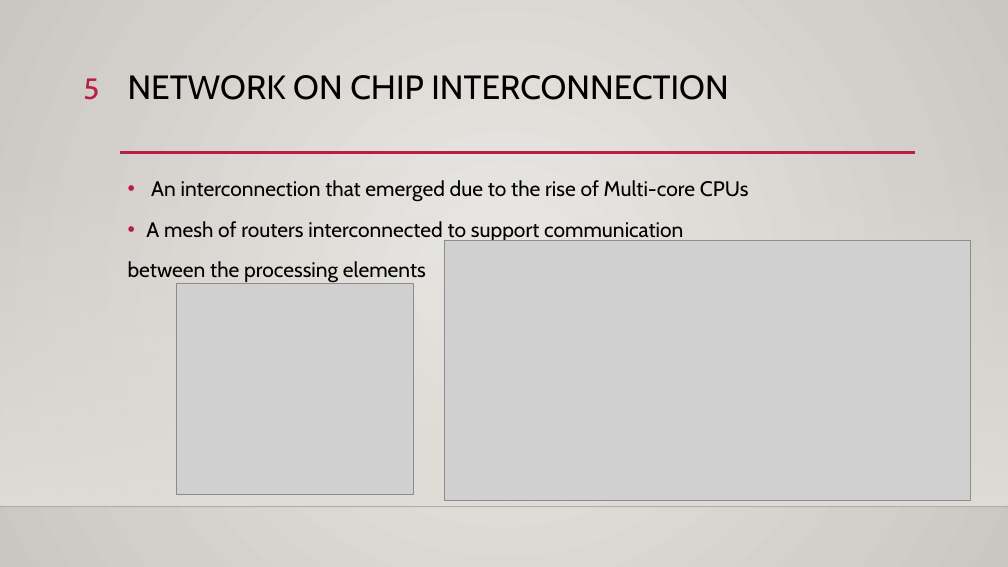
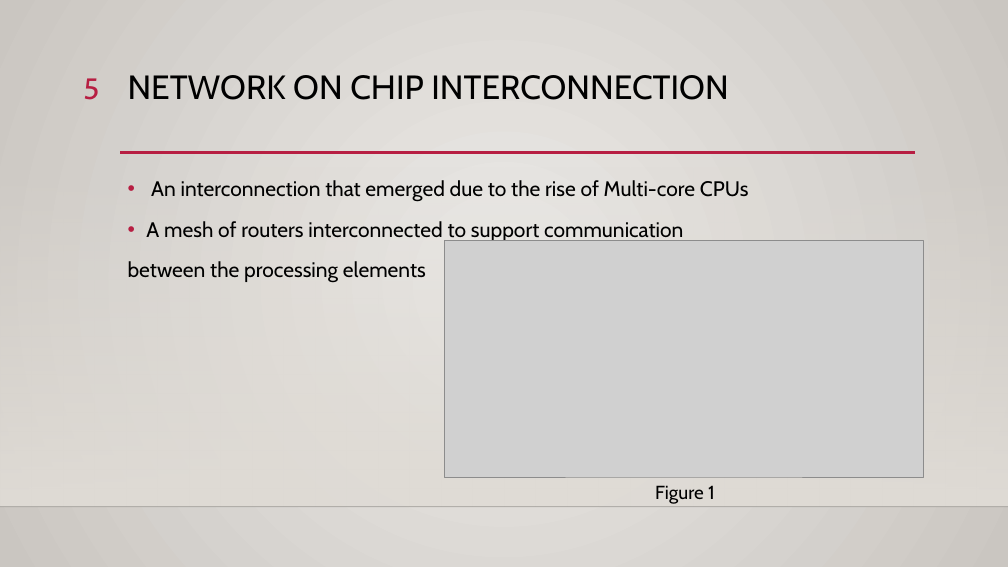
Before and after one commit to Bhagya-laxmi/Noc-based-CNN, a slide deck: slide 5 of docs/NoC-based_CNN_presentation1_Bhagya.pptx. Drawn at 1008x567 pixels with LibreOffice and Linux fonts; fonts in the diff are those of the drawing; grey boxes stand for pictures; background and template pictures are left out. Boxes give left, top, right and bottom in pixels: in the first picture for what was removed or moved away, otherwise in the second. Text is boxed around its words. In the diff, an @@ line names an element or a change of style, - is before the commit and + after.

```diff
--- a/docs/NoC-based_CNN_presentation1_Bhagya.pptx
+++ b/docs/NoC-based_CNN_presentation1_Bhagya.pptx
@@ picture: place and size @@
-picture at <box>445,240,971,501</box>
+picture at <box>445,240,923,477</box>
@@ picture removed at <box>177,284,414,495</box> @@
@@ text added at <box>655,485,715,504</box>, 18 pt, text #000000 @@
+Figure 1
```
Also in this commit, not shown: 8 other slides changed, 4 other files.
